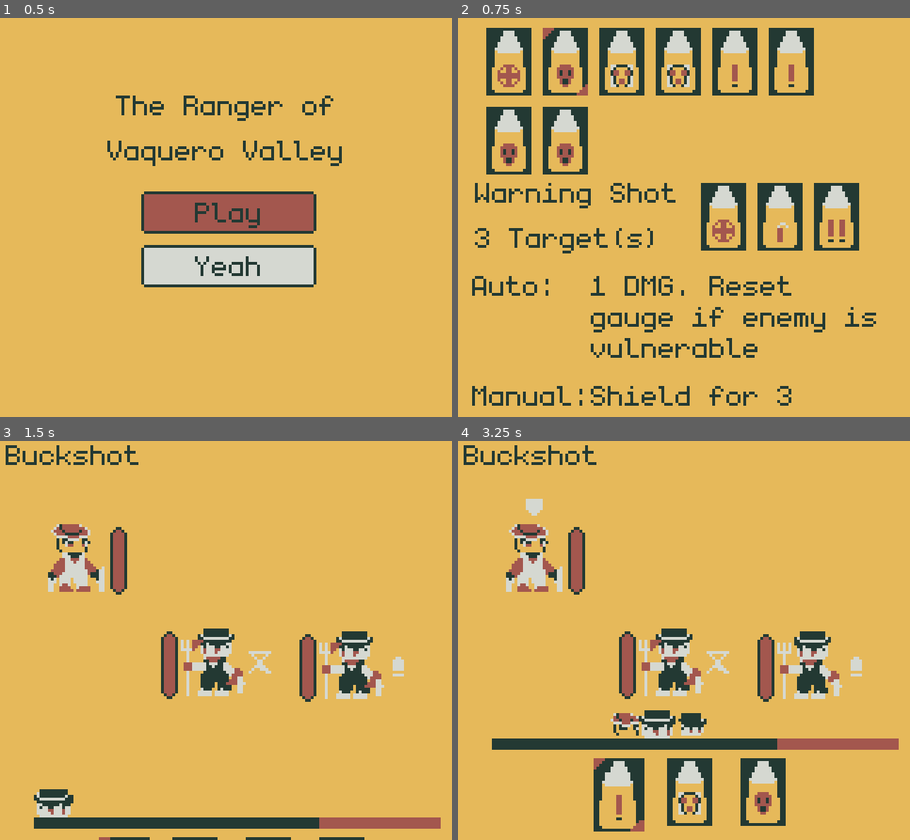
Above: before the commit, frames 1-4 (two rows, left to right).
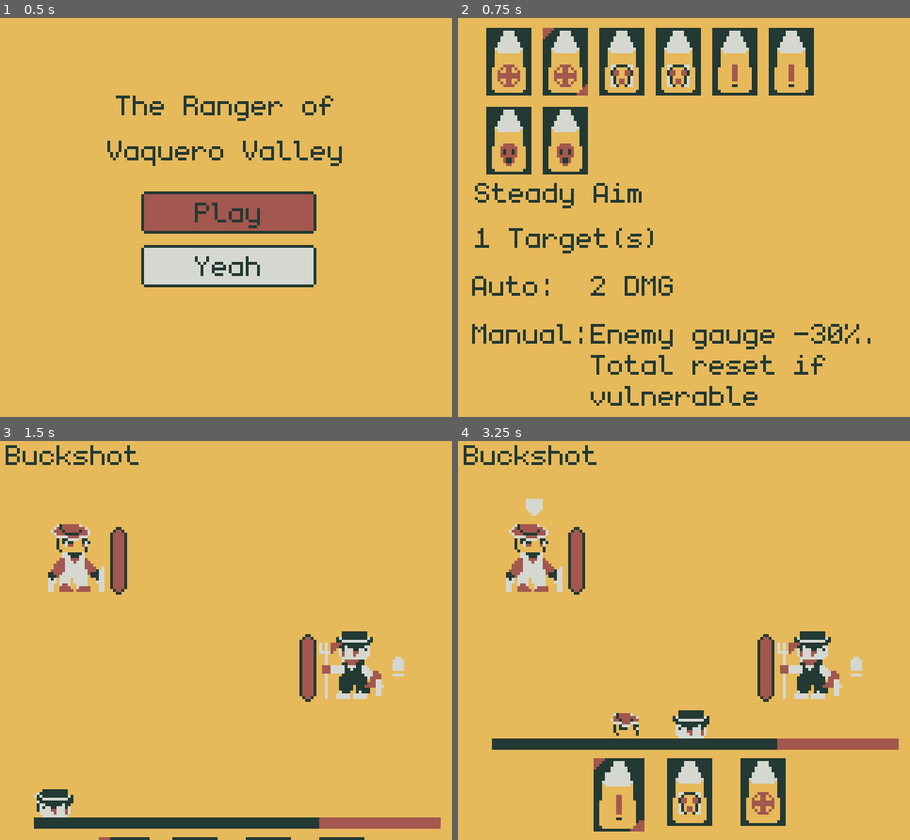
Above: after the commit, the same moments.

Repository: JohnathanRH/GBJAM
Game: Godot game, scene res://screens/main_menu/main_menu.tscn
The game is run twice, just before and just after one commit, with the same random seed, the same clock (stepped at 60 frames per second) and the same inputs.
Inputs:
- Up to frame 1 (0.5 s): no input
- Up to frame 2 (0.75 s): tap Enter (A) at 0.5 s; hold D (pad_right) from 0.53 s (still down); hold Enter (A) from 0.53 s (still down)
- Up to frame 3 (1.5 s): tap \ (start) at 1.25 s; release D (pad_right) at 1.28 s; release Enter (A) at 1.28 s; hold S (pad_down) from 1.28 s (still down); tap ' (B) at 1.35 s
- Up to frame 4 (3.25 s): release S (pad_down) at 2.03 s; hold D (pad_right) 2.03-2.78 s; hold \ (start) 2.03-2.78 s; hold W (pad_up) from 2.78 s (still down); tap Enter (A) at 2.85 s

Frame 1 is identical in both runs. In frame 2, 8.8% of the frame differs, in the area x 3-93%, y 12-98%; in frame 3, 2.3%; in frame 4, 3.1%.
Error after the commit: Invalid access to property or key 'bullet_scn' on a base object of type 'null instance'. (res://screens/bullet_pick/bullet_pick.gd:59)

Commit message:
text color change

Diff:
--- a/wild-west/save_files/my_save.tres
+++ b/wild-west/save_files/my_save.tres
@@ -6,5 +6,4 @@
 [resource]
 script = ExtResource("2_j2gni")
 player_resource = ExtResource("1_tak3b")
-stage_number = 1
 metadata/_custom_type_script = "uid://j5umjqs4dddh"
--- a/wild-west/screens/death_screen/death_screen.tscn
+++ b/wild-west/screens/death_screen/death_screen.tscn
@@ -165,6 +165,7 @@
 offset_top = 72.0
 offset_right = 222.0
 offset_bottom = 85.0
+theme_override_colors/font_color = Color(0.8352941, 0.84705883, 0.81960785, 1)
 text = "Has fallen"
 
 [node name="Label3" type="Label" parent="." unique_id=1378898752]
